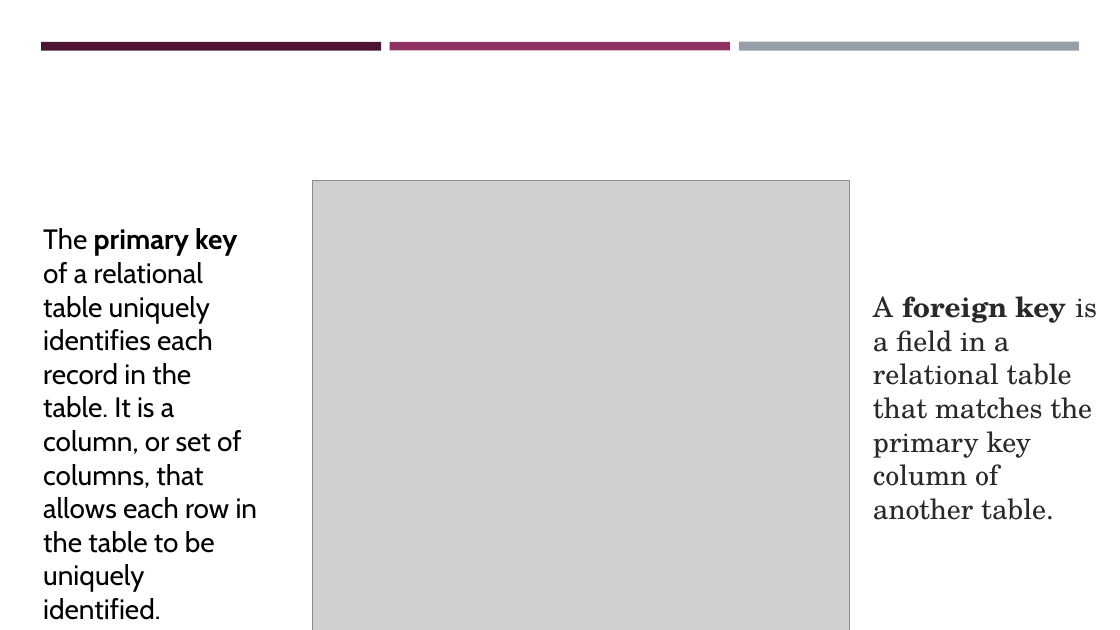
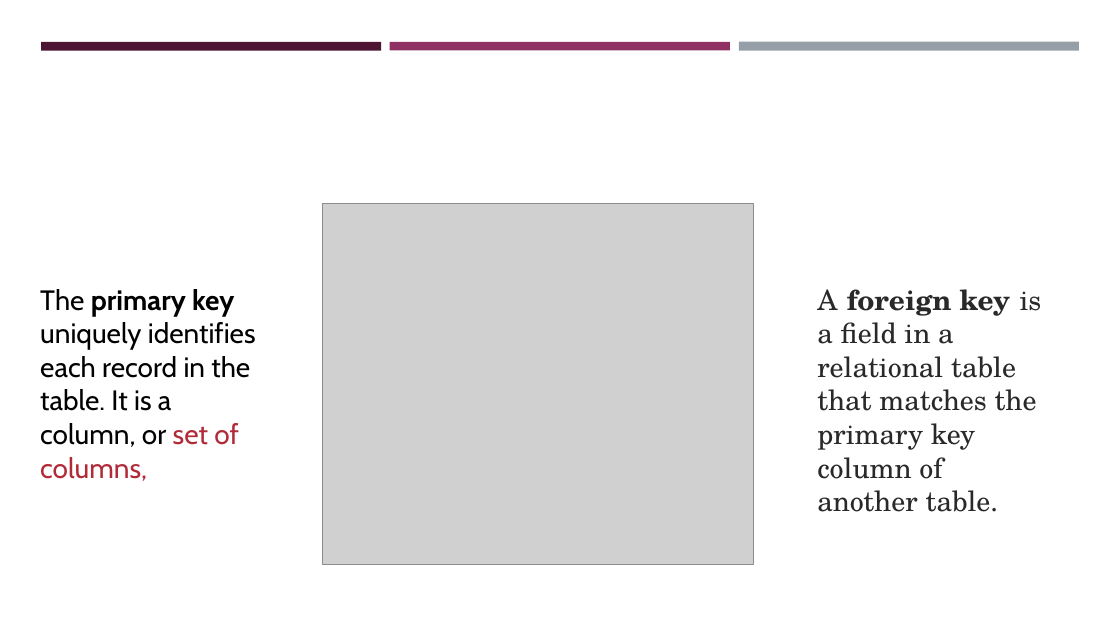
Before and after one commit to pengdsci/STA490, a slide deck: slide 14 of w06/sql/w10-STA321Relational-Database-SQL-Clauses.pptx (slide 12 before the commit). Drawn at 1120x630 pixels with LibreOffice and Linux fonts; fonts in the diff are those of the drawing; grey boxes stand for pictures; background and template pictures are left out. Boxes give left, top, right and bottom in pixels: in the first picture for what was removed or moved away, otherwise in the second. Text is boxed around its words. In the diff, an @@ line names an element or a change of style, - is before the commit and + after.

```diff
--- a/w06/sql/w10-STA321Relational-Database-SQL-Clauses.pptx
+++ b/w06/sql/w10-STA321Relational-Database-SQL-Clauses.pptx
@@ picture: place and size @@
-picture at [313,181,849,630]
+picture at [323,204,753,565]
@@ text at [40,289,256,481]: text changed @@
-The primary key of a relational table uniquely identifies each record in the table. It is a column, or set of columns, that allows each row in the table to be uniquely identified.
+The primary key uniquely identifies each record in the table. It is a column, or set of columns,
@@ text "A foreign key is a ...": place and size @@
-text "A foreign key is a ..." at [873,296,1097,520]
+text "A foreign key is a ..." at [817,289,1042,512]
```
Also in this commit, not shown: 13 other slides changed, 2 slides added.
